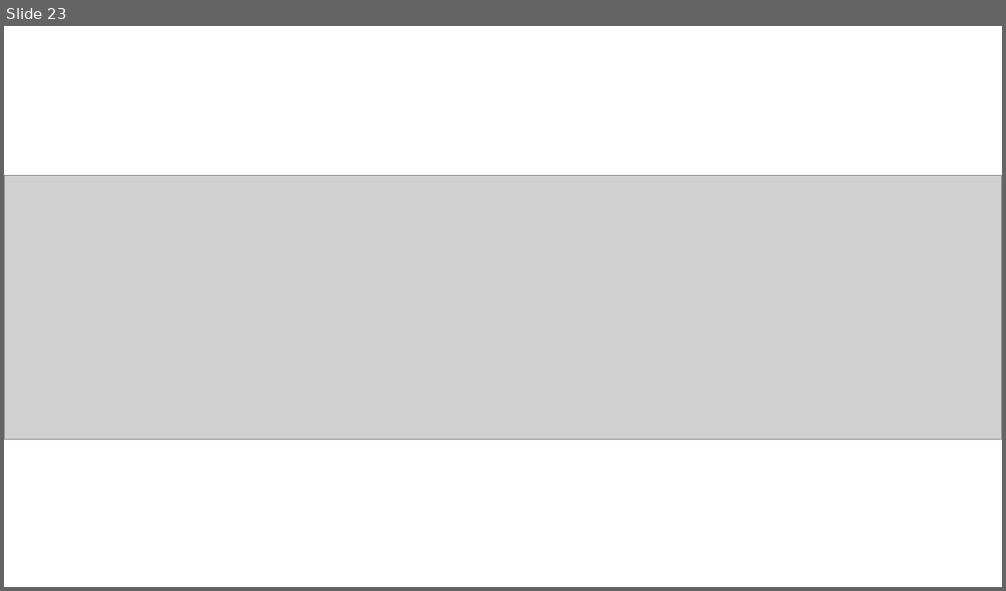
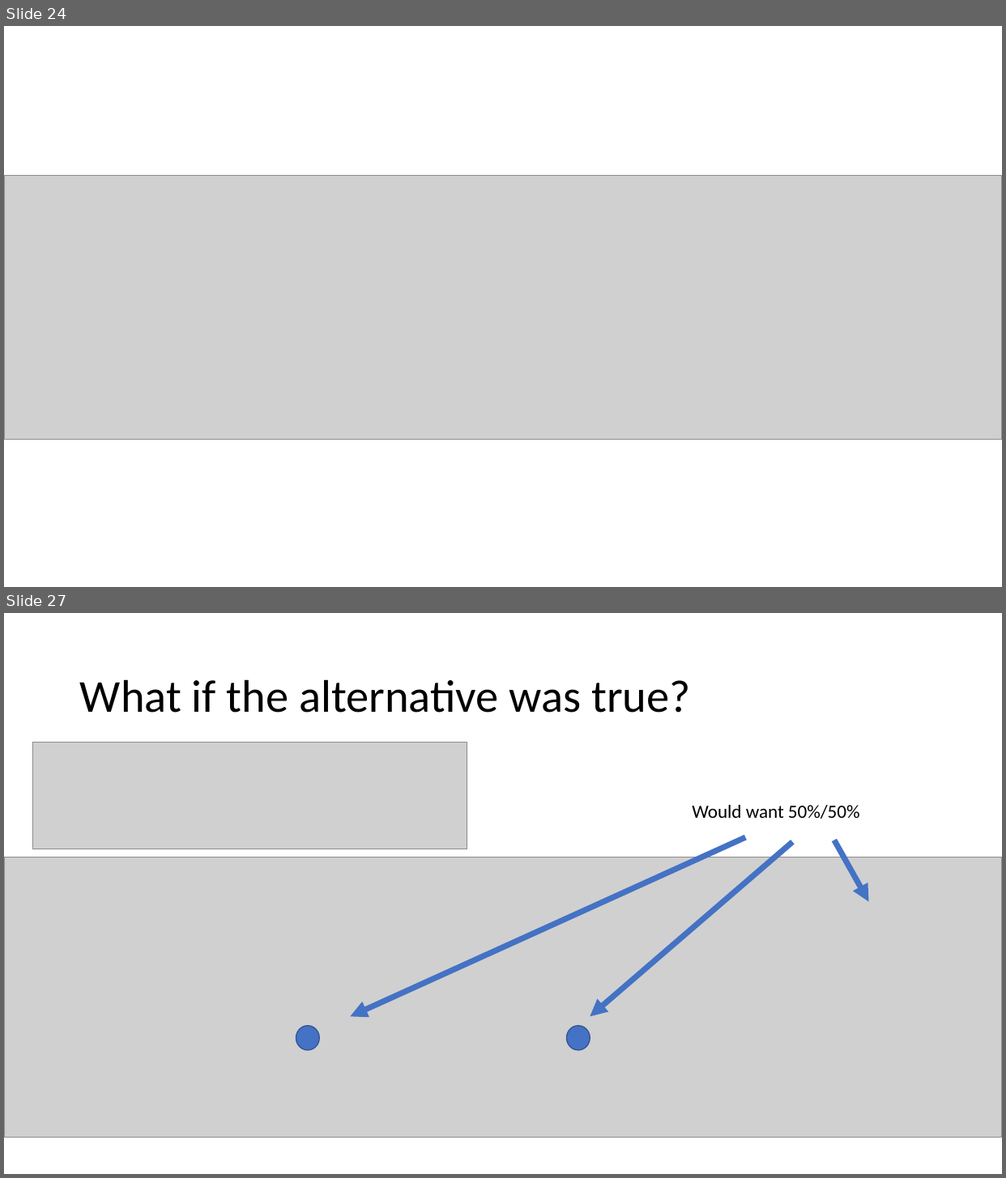
Before and after one commit to caleblareau/BST290-AdvCompBio, a slide deck: Presentations/LiveImage_Presentation.pptx. Shown one above the other, each under a label of ours: slide 23 before the commit, slides 24 and 27 after it; the slides between them are not shown. The pictures are 1006x591 and 1006x1178 pixels, drawn with LibreOffice and Linux fonts; fonts in the diff are those of the drawing; grey boxes stand for pictures. Boxes give left, top, right and bottom in pixels: in the first picture for what was removed or moved away, otherwise in the second. Text is boxed around its words. In the diff, an @@ line names an element or a change of style, - is before the commit and + after.

Commit message:
Live image slides

```diff
--- a/Presentations/LiveImage_Presentation.pptx
+++ b/Presentations/LiveImage_Presentation.pptx
@@ slide 27 added at [4, 613, 1002, 1174], background #FFFFFF @@
@@ title added at [80, 679, 690, 713], 44 pt, text #000000 @@
+What if the alternative was true?
@@ picture added at [33, 742, 467, 849] @@
@@ text added at [692, 805, 860, 819], 18 pt, text #000000 @@
+Would want 50%/50%
@@ arrow added from (746, 837) to (351, 1016), #4472C4 5.5 pt @@
@@ arrow added from (792, 842) to (590, 1016), #4472C4 5.5 pt @@
@@ arrow added from (834, 841) to (868, 902), #4472C4 5.5 pt @@
@@ picture added at [4, 857, 1002, 1137] @@
@@ ellipse added at [296, 1026, 319, 1051], fill #4472C4, outline #325491 1 pt @@
@@ ellipse added at [567, 1026, 590, 1051], fill #4472C4, outline #325491 1 pt @@
@@ what was slide 23 is now slide 24 @@
```
Also in this commit, not shown: 3 slides changed, 5 other slides added, 2 slides removed.
